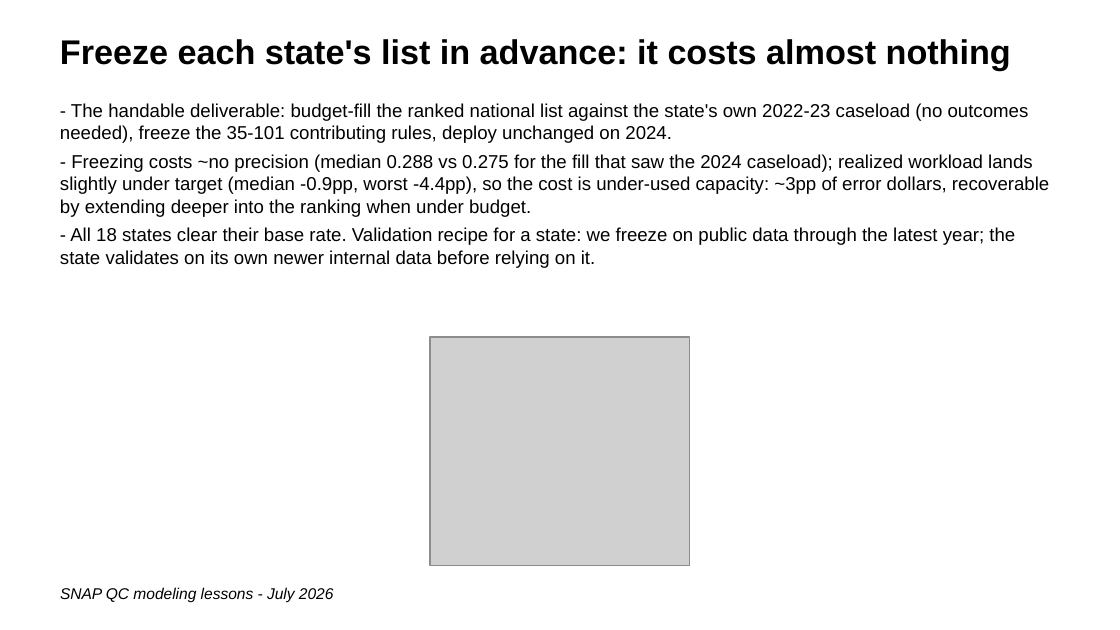
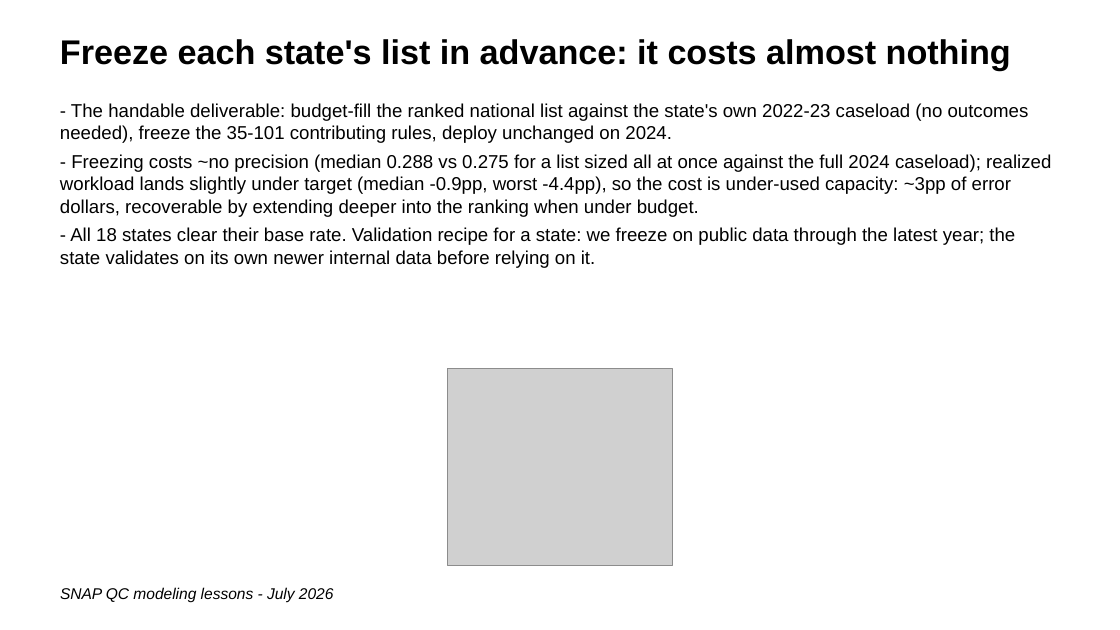
Before and after one commit to giannella/snap_qc, a slide deck: slide 22 of lessons_getting_more_signal_from_snap_qc_data.pptx. Drawn at 1120x630 pixels with LibreOffice and Linux fonts; fonts in the diff are those of the drawing; grey boxes stand for pictures. Boxes give left, top, right and bottom in pixels: in the first picture for what was removed or moved away, otherwise in the second. Text is boxed around its words. In the diff, an @@ line names an element or a change of style, - is before the commit and + after.

```diff
--- a/lessons_getting_more_signal_from_snap_qc_data.pptx
+++ b/lessons_getting_more_signal_from_snap_qc_data.pptx
@@ text at [60,154,1051,217]: text changed @@
-- Freezing costs ~no precision (median 0.288 vs 0.275 for the fill that saw the 2024 caseload); realized workload lands slightly under target (median -0.9pp, worst -4.4pp), so the cost is under-used capacity: ~3pp of error dollars, recoverable by extending deeper into the ranking when under budget.
+- Freezing costs ~no precision (median 0.288 vs 0.275 for a list sized all at once against the full 2024 caseload); realized workload lands slightly under target (median -0.9pp, worst -4.4pp), so the cost is under-used capacity: ~3pp of error dollars, recoverable by extending deeper into the ranking when under budget.
@@ picture: place and size @@
-picture at [430,337,690,566]
+picture at [448,368,672,566]
```
Also in this commit, not shown: 4 other files.
